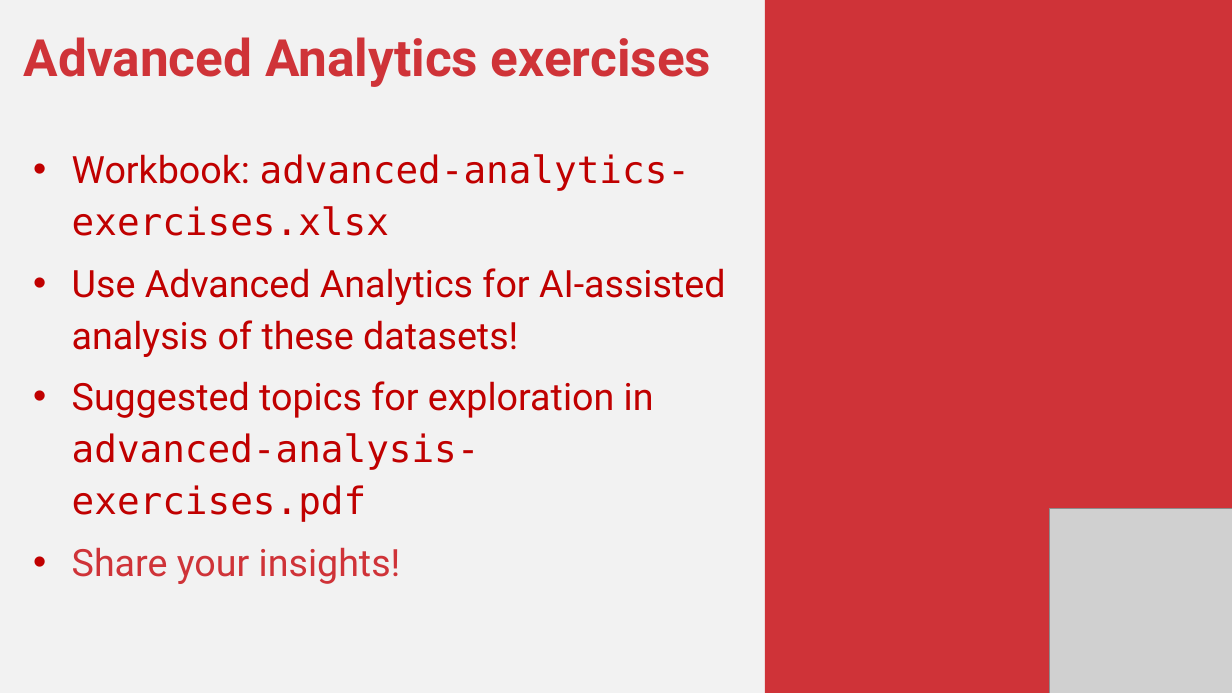
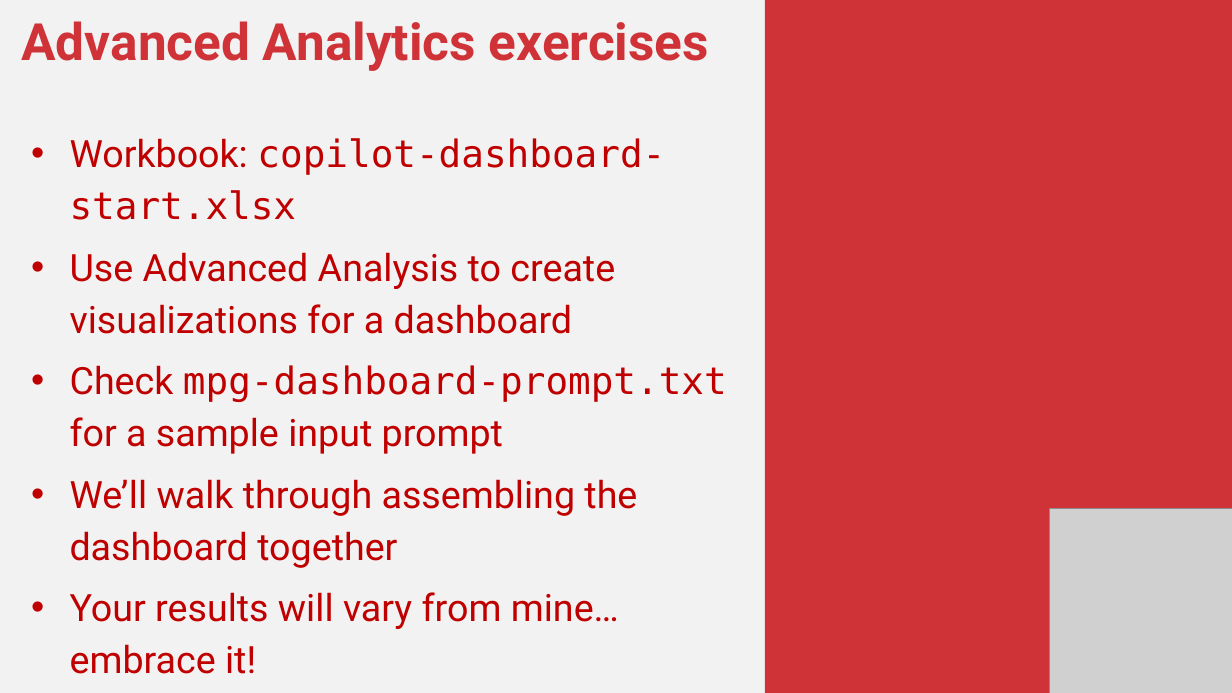
Before and after one commit to stringfestdata/global-excel-summit-python-in-excel-2025, a slide deck: slide 22 of python-in-excel-for-enhanced-data-analytics.pptx. Drawn at 1232x693 pixels with LibreOffice and Linux fonts; fonts in the diff are those of the drawing; grey boxes stand for pictures. Boxes give left, top, right and bottom in pixels: in the first picture for what was removed or moved away, otherwise in the second. Text is boxed around its words. In the diff, an @@ line names an element or a change of style, - is before the commit and + after.

```diff
--- a/python-in-excel-for-enhanced-data-analytics.pptx
+++ b/python-in-excel-for-enhanced-data-analytics.pptx
@@ text "Advanced Analytics exercises": place and size @@
-text "Advanced Analytics exercises" at box(24, 37, 725, 522)
+text "Advanced Analytics exercises" at box(21, 21, 727, 674)
@@ text at box(70, 138, 727, 674): text changed @@
-• Workbook: advanced-analytics-exercises.xlsx
-• Use Advanced Analytics for AI-assisted analysis of these datasets!
-• Suggested topics for exploration in advanced-analysis-exercises.pdf
-• Share your insights!
+• Workbook: copilot-dashboard-start.xlsx
+• Use Advanced Analysis to create visualizations for a dashboard
+• Check mpg-dashboard-prompt.txt for a sample input prompt
+• We’ll walk through assembling the dashboard together
+• Your results will vary from mine… embrace it!
```
Also in this commit, not shown: 9 slides added, 42 other files.
